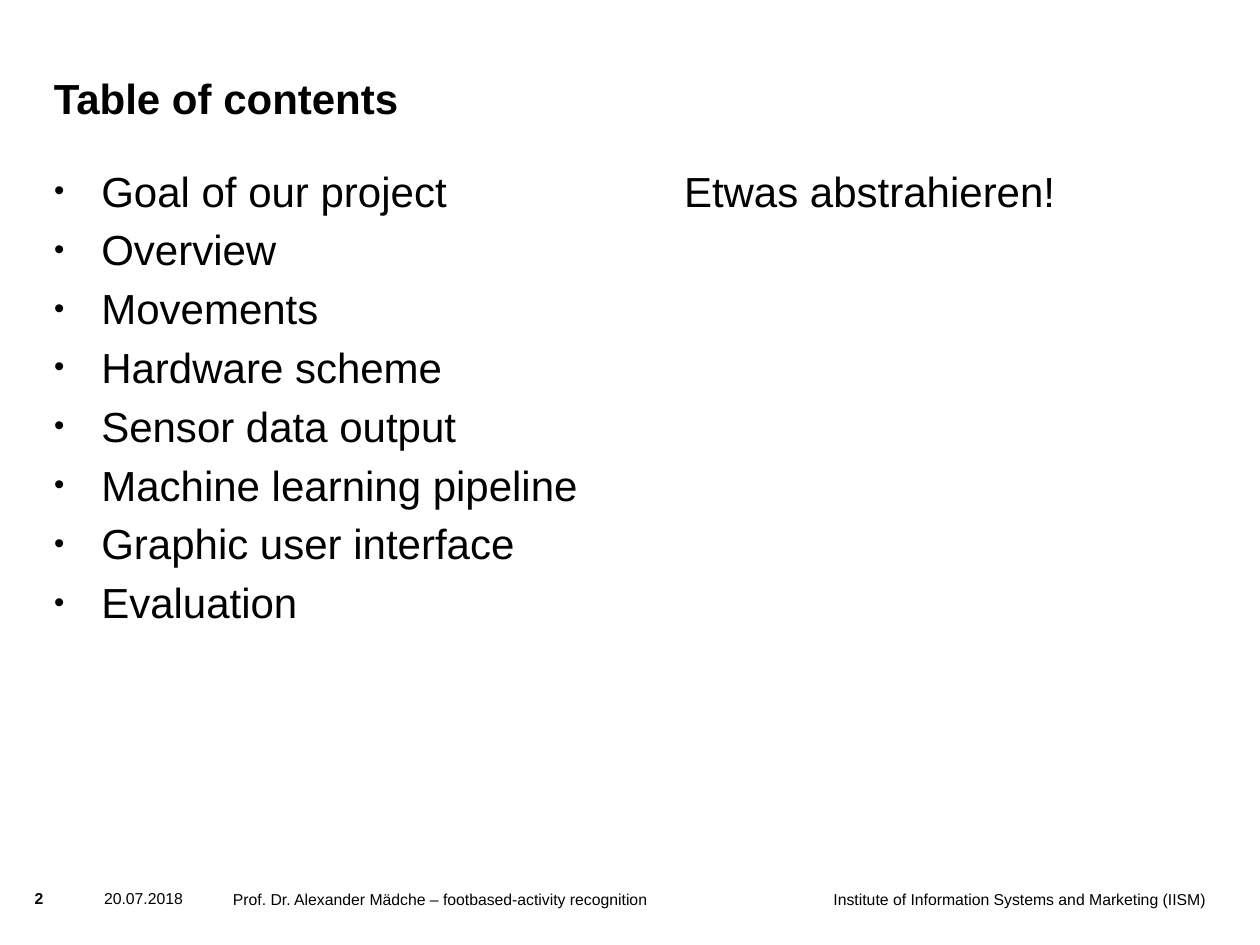
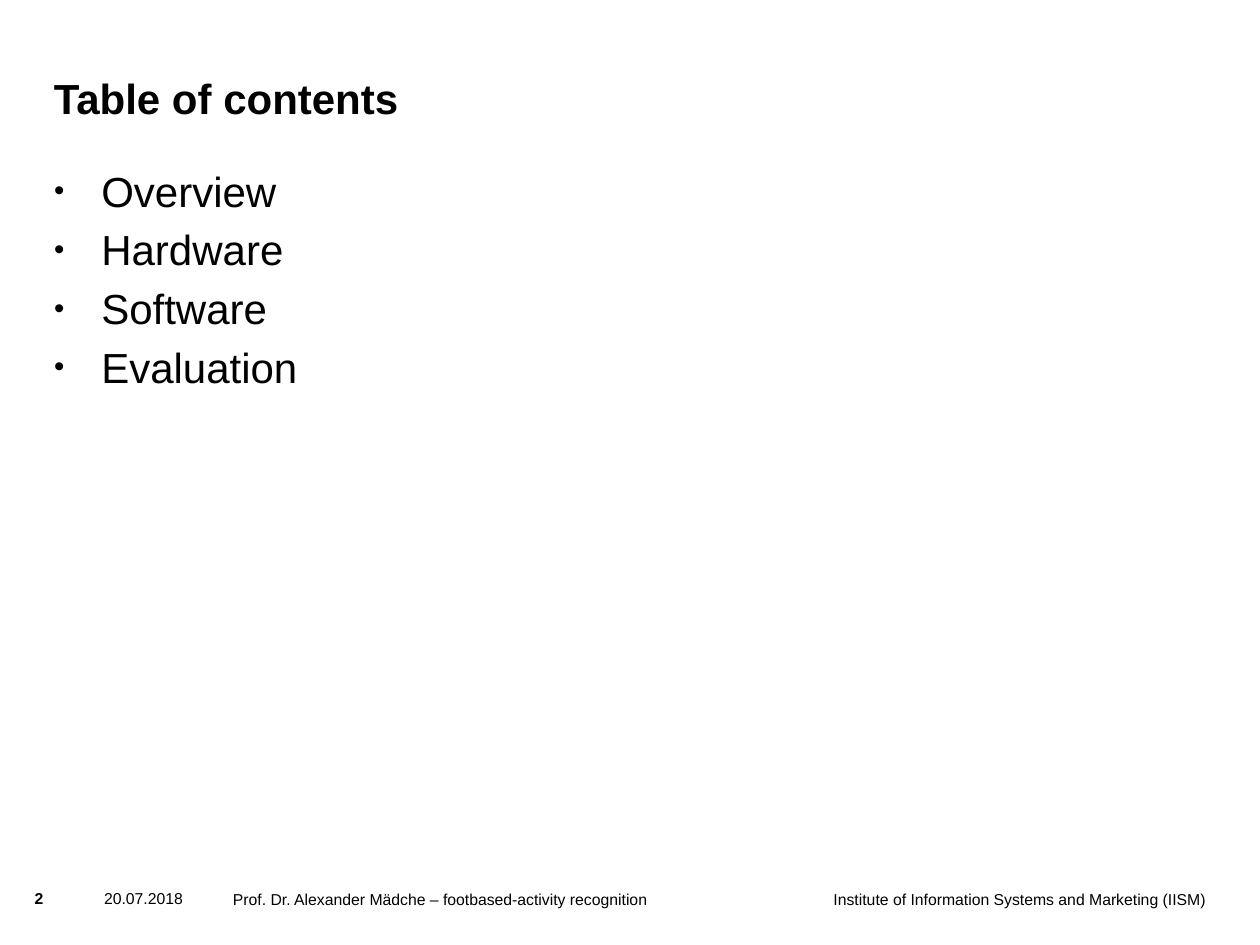
Before and after one commit to liskior/Footbased, a slide deck: slide 2 of docs/presentation/final presentation/final presentation_foot-based activity recognition.pptx. Drawn at 1260x945 pixels with LibreOffice and Linux fonts; fonts in the diff are those of the drawing; background and template pictures are left out. Boxes give left, top, right and bottom in pixels: in the first picture for what was removed or moved away, otherwise in the second. Text is boxed around its words. In the diff, an @@ line names an element or a change of style, - is before the commit and + after.

```diff
--- a/docs/presentation/final presentation/final presentation_foot-based activity recognition.pptx
+++ b/docs/presentation/final presentation/final presentation_foot-based activity recognition.pptx
@@ text at [101,176,447,215]: paragraph removed @@
-• Goal of our project Etwas abstrahieren!
@@ text at [101,234,283,325]: text changed @@
-• Movements
-• Hardware scheme
-• Sensor data output
-• Machine learning pipeline
-• Graphic user interface
+• Hardware
+• Software
```
Also in this commit, not shown: 5 other slides changed, 2 slides added, 1 slide removed, 1 other file.
